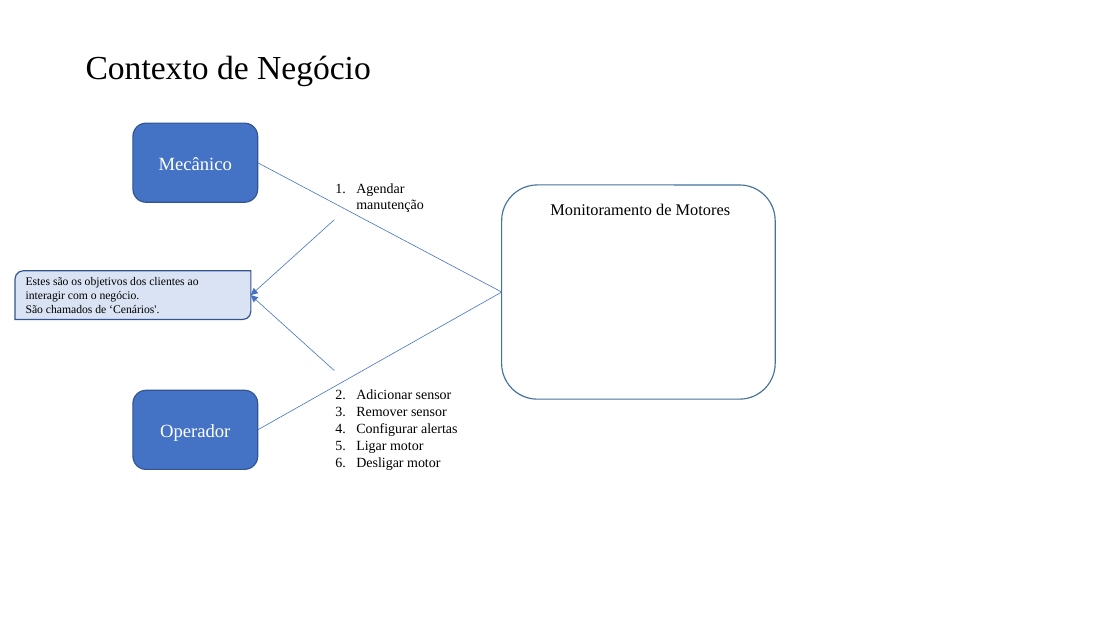
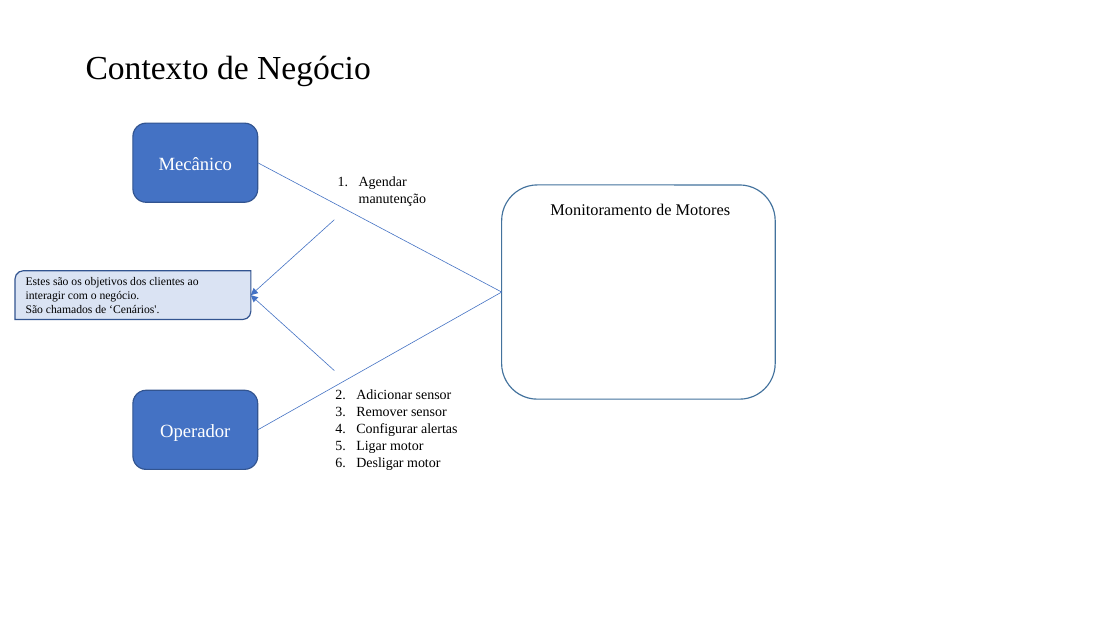
Before and after one commit to IMP-CaioCiaron/Eng-Requisitos, a slide deck: slide 1 of 15. Arquitetura de Negócio para cada Cenário.pptx. Drawn at 1120x630 pixels with LibreOffice and Linux fonts; fonts in the diff are those of the drawing. Boxes give left, top, right and bottom in pixels: in the first picture for what was removed or moved away, otherwise in the second. Text is boxed around its words. In the diff, an @@ line names an element or a change of style, - is before the commit and + after.

Commit message:
Conserto na ordem dos cenários

```diff
--- a/15. Arquitetura de Negócio para cada Cenário.pptx
+++ b/15. Arquitetura de Negócio para cada Cenário.pptx
@@ text "Agendar manutenção": place and size @@
-text "Agendar manutenção" at (356, 183, 423, 212)
+text "Agendar manutenção" at (359, 176, 426, 206)
```
